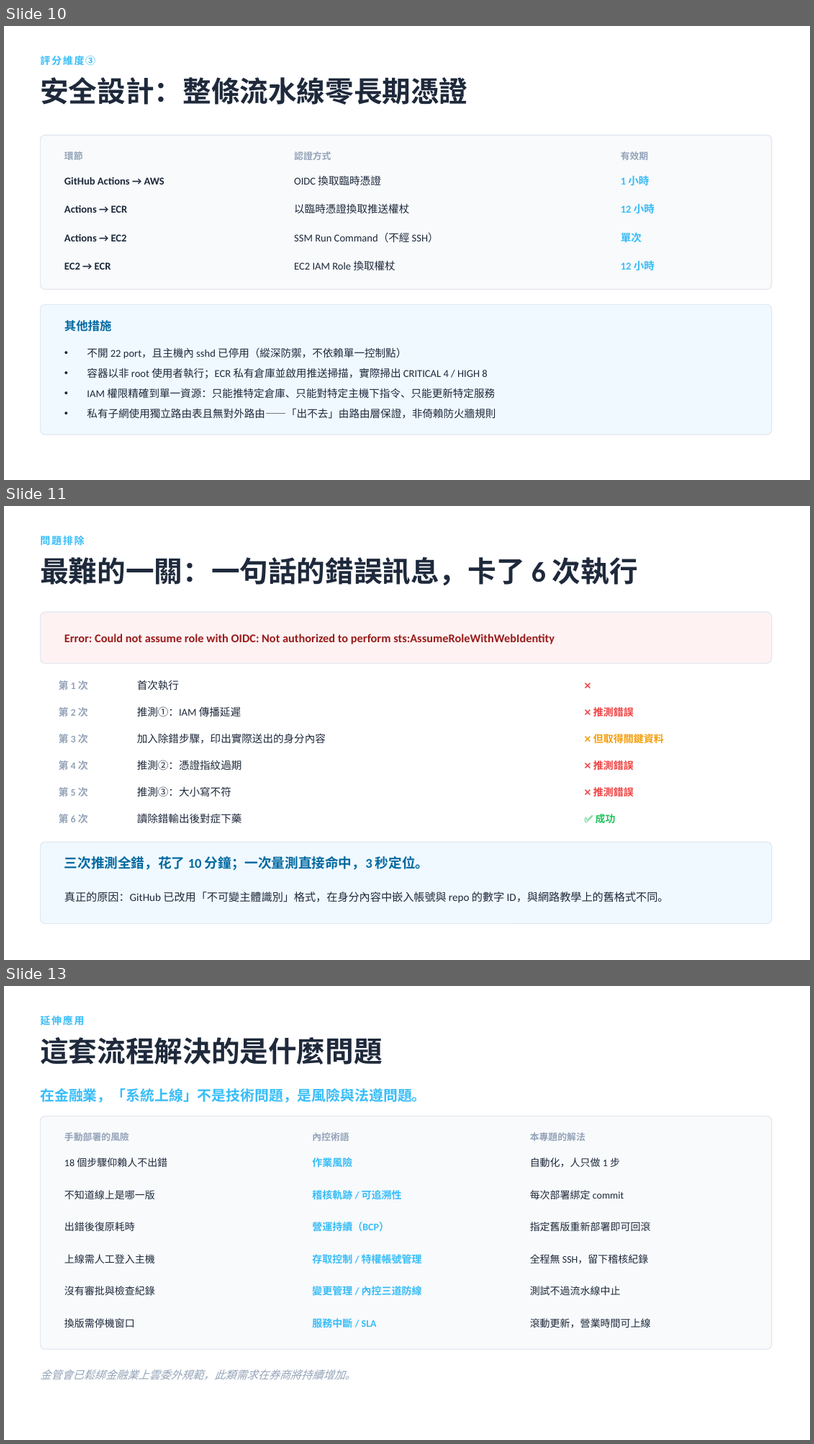
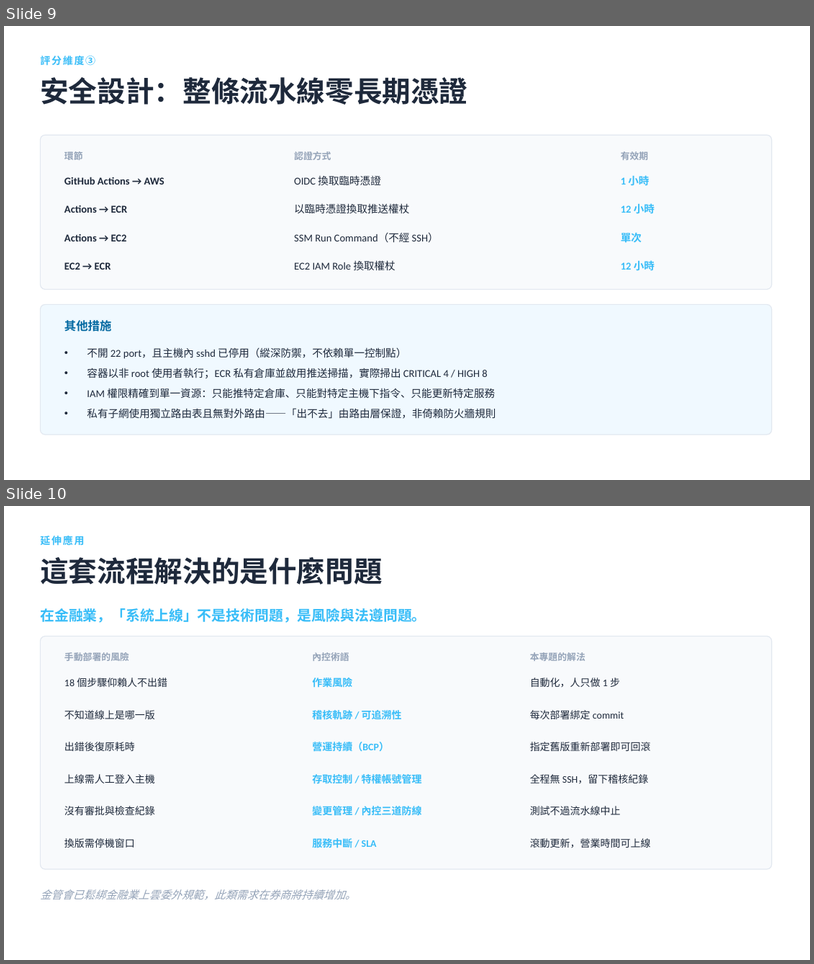
Before and after one commit to CarlosChangYao/aws-cicd-pipeline, a slide deck: 簡報/NKC202_期末專題_驗收簡報.pptx. Shown one above the other, each under a label of ours: slides 10, 11 and 13 before the commit, slides 9 and 10 after it; the slides between them are not shown. The pictures are 814x1444 and 814x964 pixels, drawn with LibreOffice and Linux fonts; fonts in the diff are those of the drawing. Boxes give left, top, right and bottom in pixels: in the first picture for what was removed or moved away, otherwise in the second. Text is boxed around its words. In the diff, an @@ line names an element or a change of style, - is before the commit and + after.

```diff
--- a/簡報/NKC202_期末專題_驗收簡報.pptx
+++ b/簡報/NKC202_期末專題_驗收簡報.pptx
@@ slide 11 removed at [4,506,810,960], background #FFFFFF @@
@@ text removed at [40,534,84,547] @@
-問題排除
@@ text removed at [40,557,638,585] @@
-最難的一關：一句話的錯誤訊息，卡了 6 次執行
@@ rounded rectangle removed at [40,612,772,663] @@
@@ text removed at [64,633,555,644] @@
-Error: Could not assume role with OIDC: Not authorized to perform sts:AssumeRoleWithWebIdentity
@@ text removed at [585,675,766,695] @@
-❌
@@ text removed at [59,680,88,690] @@
-第 1 次
@@ text removed at [137,680,179,690] @@
-首次執行
@@ text removed at [59,707,88,716] @@
-第 2 次
@@ text removed at [137,706,241,717] @@
-推測①：IAM 傳播延遲
@@ text removed at [594,705,634,718] @@
-❌ 推測錯誤
@@ text removed at [59,734,88,743] @@
-第 3 次
@@ text removed at [137,733,326,744] @@
-加入除錯步驟，印出實際送出的身分內容
@@ text removed at [594,732,664,745] @@
-❌ 但取得關鍵資料
@@ text removed at [59,760,88,770] @@
-第 4 次
@@ text removed at [137,759,242,770] @@
-推測②：憑證指紋過期
@@ text removed at [594,759,634,772] @@
-❌ 推測錯誤
@@ text removed at [137,786,232,797] @@
-推測③：大小寫不符
@@ text removed at [594,785,634,798] @@
-❌ 推測錯誤
@@ text removed at [59,787,88,796] @@
-第 5 次
@@ text removed at [59,813,88,823] @@
-第 6 次
@@ text removed at [137,813,242,824] @@
-讀除錯輸出後對症下藥
@@ text removed at [596,813,616,823] @@
-✅ 成功
@@ rounded rectangle removed at [40,842,772,924] @@
@@ text removed at [64,856,429,870] @@
-三次推測全錯，花了 10 分鐘；一次量測直接命中，3 秒定位。
@@ text removed at [64,891,669,903] @@
-真正的原因：GitHub 已改用「不可變主體識別」格式，在身分內容中嵌入帳號與 repo 的數字 ID，與網路教學上的舊格式不同。
@@ what was slide 10 is now slide 9 @@
@@ what was slide 13 is now slide 10 @@
```
Also in this commit, not shown: 3 slides added, 3 other slides removed, 3 other files.
